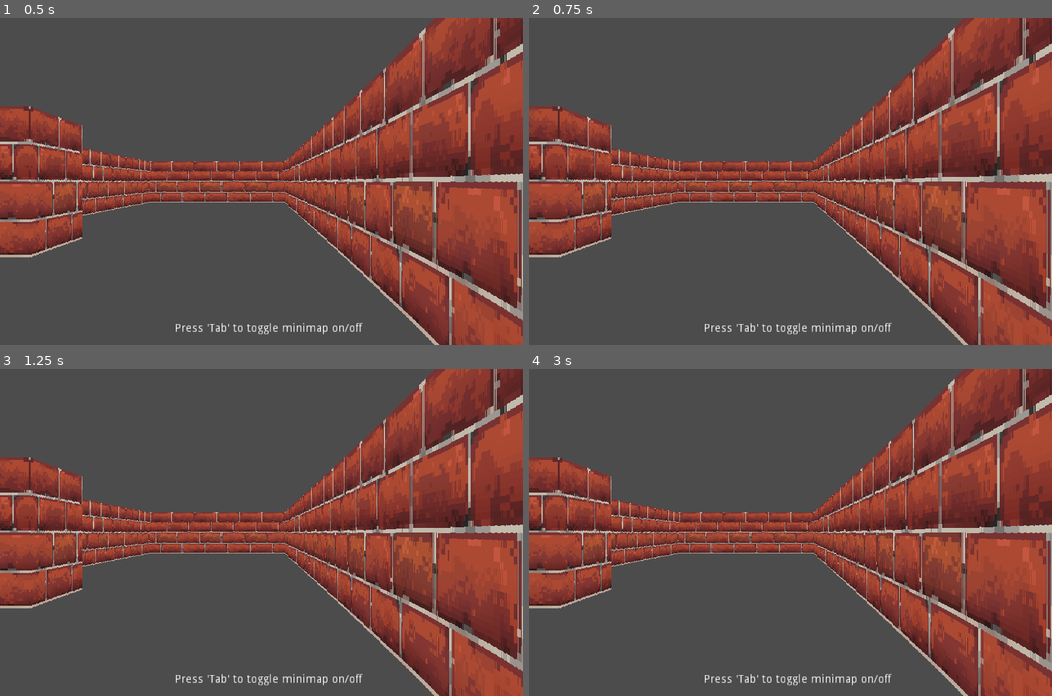
Above: before the commit, frames 1-4 (two rows, left to right).
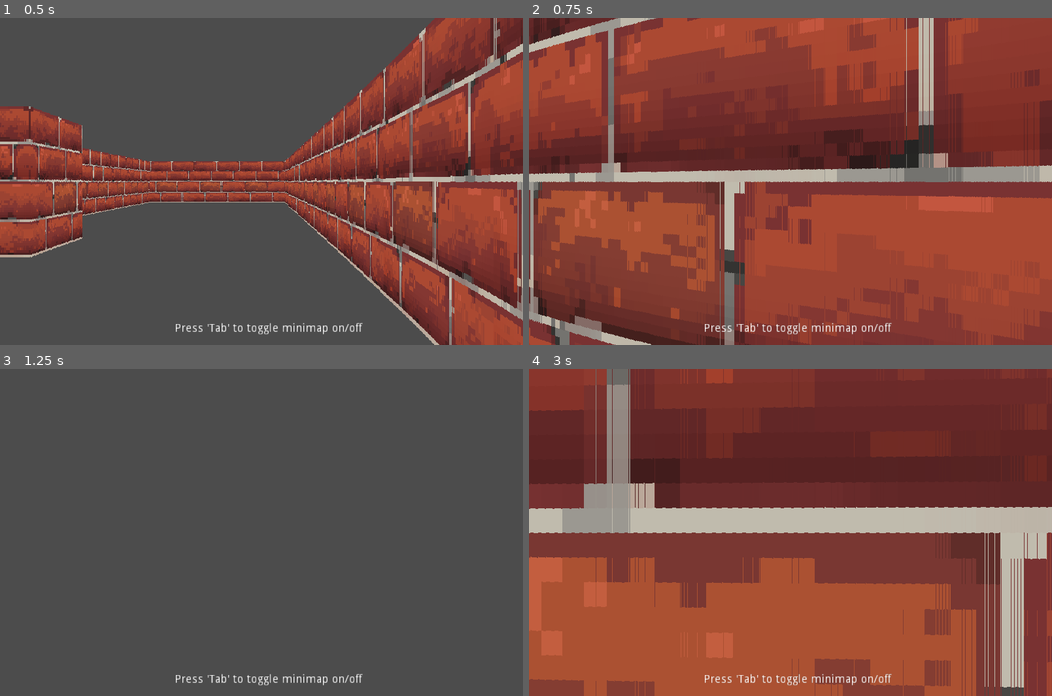
Above: after the commit, the same moments.

Repository: rdparedes/doom-godot
Game: Godot game, scene res://scenes/Main.tscn
The game is run twice, just before and just after one commit, with the same random seed, the same clock (stepped at 60 frames per second) and the same inputs.
Inputs:
- Up to frame 1 (0.5 s): no input
- Up to frame 2 (0.75 s): tap Enter at 0.5 s; hold D (ui_right, bound only after the commit) from 0.53 s (still down)
- Up to frame 3 (1.25 s): keep holding D (ui_right, bound only after the commit)
- Up to frame 4 (3 s): tap Space at 1.25 s; release D (ui_right, bound only after the commit) at 1.28 s; hold S (ui_down, bound only after the commit) 1.28-2.03 s; tap Enter at 2 s; hold D (ui_right, bound only after the commit) 2.03-2.78 s; hold W (ui_up, bound only after the commit) from 2.78 s (still down)

Frame 1 is identical in both runs. In frame 2, 84% of the frame differs, in the area x 0-100%, y 0-100%; in frame 3, 45%; in frame 4, 88%.

Commit message:
Change control keys to WASD

Diff:
--- a/project.godot
+++ b/project.godot
@@ -32,6 +32,18 @@
 
 [input]
 
+ui_left=[ Object(InputEventKey,"resource_local_to_scene":false,"resource_name":"","device":0,"alt":false,"shift":false,"control":false,"meta":false,"command":false,"pressed":false,"scancode":65,"unicode":0,"echo":false,"script":null)
+, Object(InputEventJoypadButton,"resource_local_to_scene":false,"resource_name":"","device":0,"button_index":14,"pressure":0.0,"pressed":false,"script":null)
+ ]
+ui_right=[ Object(InputEventKey,"resource_local_to_scene":false,"resource_name":"","device":0,"alt":false,"shift":false,"control":false,"meta":false,"command":false,"pressed":false,"scancode":68,"unicode":0,"echo":false,"script":null)
+, Object(InputEventJoypadButton,"resource_local_to_scene":false,"resource_name":"","device":0,"button_index":15,"pressure":0.0,"pressed":false,"script":null)
+ ]
+ui_up=[ Object(InputEventKey,"resource_local_to_scene":false,"resource_name":"","device":0,"alt":false,"shift":false,"control":false,"meta":false,"command":false,"pressed":false,"scancode":87,"unicode":0,"echo":false,"script":null)
+, Object(InputEventJoypadButton,"resource_local_to_scene":false,"resource_name":"","device":0,"button_index":12,"pressure":0.0,"pressed":false,"script":null)
+ ]
+ui_down=[ Object(InputEventKey,"resource_local_to_scene":false,"resource_name":"","device":0,"alt":false,"shift":false,"control":false,"meta":false,"command":false,"pressed":false,"scancode":83,"unicode":0,"echo":false,"script":null)
+, Object(InputEventJoypadButton,"resource_local_to_scene":false,"resource_name":"","device":0,"button_index":13,"pressure":0.0,"pressed":false,"script":null)
+ ]
 ui_show_hide_hud=[ Object(InputEventKey,"resource_local_to_scene":false,"resource_name":"","device":0,"alt":false,"shift":false,"control":false,"meta":false,"command":false,"pressed":false,"scancode":16777218,"unicode":0,"echo":false,"script":null)
  ]
 
--- a/scenes/Main.tscn
+++ b/scenes/Main.tscn
@@ -49,6 +49,8 @@
 
 [node name="Player" parent="HUD" index="1" instance=ExtResource( 4 )]
 
+_sections_unfolded = [ "Collision", "Transform", "collision" ]
+
 [node name="Obstacles" type="Node2D" parent="HUD" index="2"]
 
 editor/display_folded = true
@@ -502,7 +504,7 @@
 margin_top = 32.0
 margin_right = 898.0
 margin_bottom = 32.0
-_sections_unfolded = [ "Rect", "Size Flags" ]
+_sections_unfolded = [ "Anchor", "Margin", "Rect", "Size Flags" ]
 
 [node name="UiToggleLabel" type="Label" parent="." index="3"]
 
--- a/scenes/Projection.tscn
+++ b/scenes/Projection.tscn
@@ -8,5 +8,6 @@
 grid_unit_size = 64
 player_speed = 6
 view_distance = 15
+wall_texture = null
 player_path = null
 player_starting_position = null
